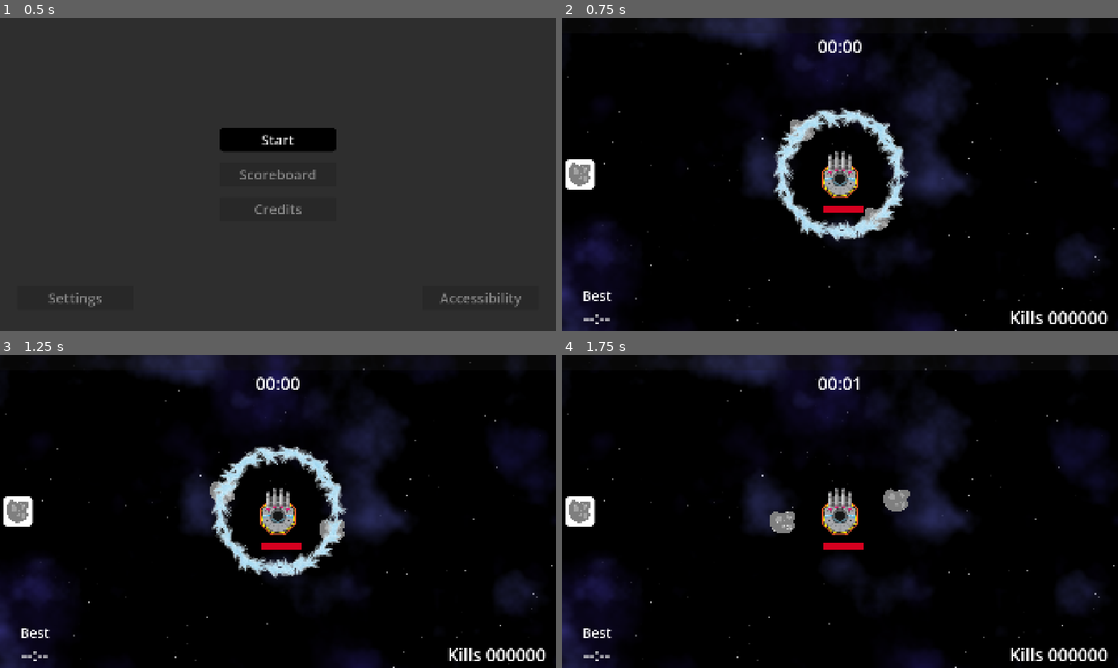
Above: before the commit, frames 1-4 (two rows, left to right).
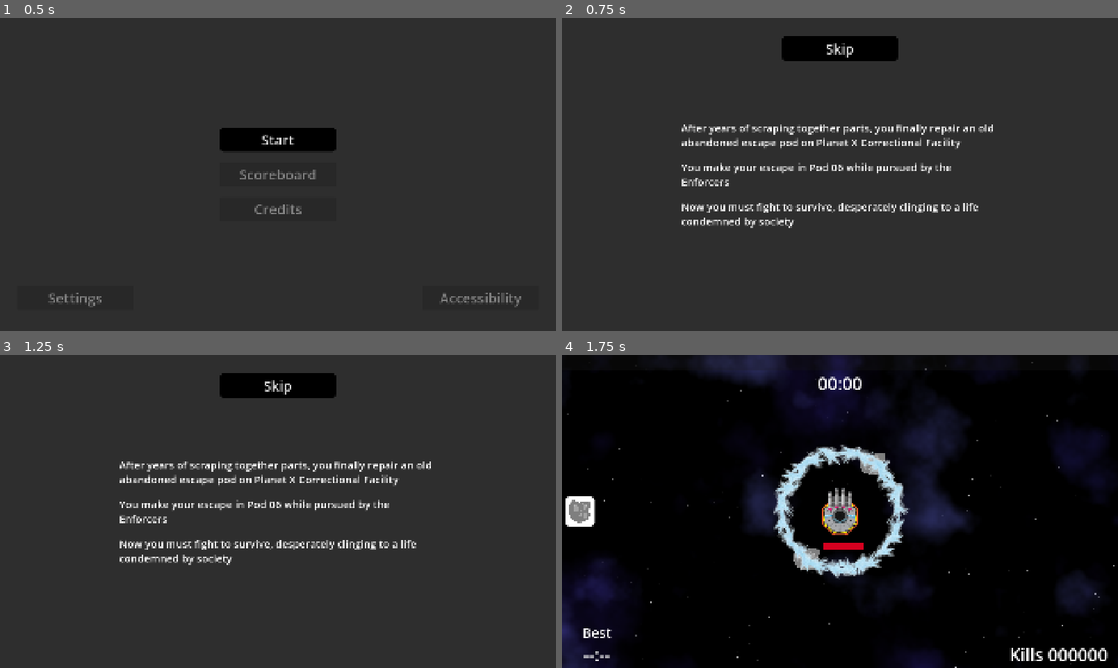
Above: after the commit, the same moments.

Repository: two-sticks-and-a-rock/space-arcade
Game: Godot game, scene res://scenes/main_menu.tscn
The game is run twice, just before and just after one commit, with the same random seed, the same clock (stepped at 60 frames per second) and the same inputs. Before the commit the project starts from res://scenes/ui/main_menu.tscn.
Inputs (mouse positions are in pixels of both pictures, inside the frame that each line leads up to):
- Up to frame 1 (0.5 s): no input
- Up to frame 2 (0.75 s): click "Start" at 0.5 s
- Up to frame 3 (1.25 s): no input
- Up to frame 4 (1.75 s): click (840, 386) at 1.25 s, where only the run after the commit has a clickable "Skip"

Frame 1 is identical in both runs. In frame 2, 97% of the frame differs, in the area x 0-100%, y 0-100%; in frame 3, 97%; in frame 4, 3.5%.

Commit message:
intro with skip buttong

Diff:
--- a/scenes/ui/intro.tscn
+++ b/scenes/intro/intro.tscn
@@ -1,6 +1,7 @@
 [gd_scene format=3 uid="uid://0vbg44nks2ea"]
 
-[ext_resource type="Theme" uid="uid://drsxtvymgay2s" path="res://scenes/ui/themes/default/default.tres" id="1_i8df0"]
+[ext_resource type="Theme" uid="uid://drsxtvymgay2s" path="res://scenes/ui/themes/default/default.tres" id="1_qeukb"]
+[ext_resource type="Script" uid="uid://cgdmeirg5oglk" path="res://scenes/intro/skip_button.gd" id="2_iatiw"]
 
 [node name="Intro" type="CanvasLayer" unique_id=1243987004]
 
@@ -11,27 +12,12 @@
 grow_horizontal = 2
 grow_vertical = 2
 
-[node name="BoxContainer" type="BoxContainer" parent="PanelContainer" unique_id=1267520445]
-layout_mode = 2
-size_flags_horizontal = 4
-size_flags_vertical = 0
-offset_transform_enabled = true
-offset_transform_position = Vector2(0, 128)
-offset_transform_visual_only = false
-
-[node name="Button" type="Button" parent="PanelContainer/BoxContainer" unique_id=752937055]
-custom_minimum_size = Vector2(400, 84)
-layout_mode = 2
-size_flags_horizontal = 4
-theme = ExtResource("1_i8df0")
-text = "Skip"
-
 [node name="VBoxContainer" type="VBoxContainer" parent="PanelContainer" unique_id=1520501199]
 custom_minimum_size = Vector2(960, 960)
 layout_mode = 2
 size_flags_horizontal = 4
 size_flags_vertical = 4
-theme = ExtResource("1_i8df0")
+theme = ExtResource("1_qeukb")
 alignment = 1
 
 [node name="RichTextLabel2" type="RichTextLabel" parent="PanelContainer/VBoxContainer" unique_id=364358952]
@@ -54,3 +40,22 @@
 theme_override_font_sizes/normal_font_size = 36
 text = "Now you must fight to survive, desperately clinging to a life condemned by society"
 fit_content = true
+
+[node name="BoxContainer" type="BoxContainer" parent="PanelContainer" unique_id=1267520445]
+layout_mode = 2
+size_flags_horizontal = 4
+size_flags_vertical = 0
+offset_transform_enabled = true
+offset_transform_position = Vector2(0, 64)
+offset_transform_visual_only = false
+theme_override_constants/separation = 64
+
+[node name="SkipButton" type="Button" parent="PanelContainer/BoxContainer" unique_id=752937055]
+custom_minimum_size = Vector2(400, 84)
+layout_mode = 2
+size_flags_horizontal = 4
+theme = ExtResource("1_qeukb")
+text = "Skip"
+script = ExtResource("2_iatiw")
+
+[connection signal="pressed" from="PanelContainer/BoxContainer/SkipButton" to="PanelContainer/BoxContainer/SkipButton" method="_on_skip_button_pressed"]
--- /dev/null
+++ b/scenes/intro/skip_button.gd
@@ -0,0 +1,7 @@
+extends Button
+
+@onready var level_scene : PackedScene = load("res://scenes/main.tscn")
+
+func _on_skip_button_pressed():
+	print("???")
+	get_tree().change_scene_to_packed(level_scene)
--- a/scenes/ui/main_menu_button.gd
+++ b/scenes/ui/main_menu_button.gd
@@ -1,6 +1,6 @@
 extends Button
 
-@onready var main_menu_scene : PackedScene = load("res://scenes/ui/main_menu.tscn")
+@onready var main_menu_scene : PackedScene = load("res://scenes/main_menu.tscn")
 
 func _on_main_menu_pressed():
     get_tree().change_scene_to_packed(main_menu_scene)
--- a/scenes/ui/start_button.gd
+++ b/scenes/ui/start_button.gd
@@ -1,6 +1,6 @@
 extends Button
 
-@onready var level_scene : PackedScene = load("res://scenes/main.tscn")
+@onready var level_scene : PackedScene = load("res://scenes/intro/intro.tscn")
 
 func _on_start_pressed():
 	get_tree().change_scene_to_packed(level_scene)
Not shown, added: scenes/intro/skip_button.gd.uid
Not shown: 5 places in scenes/main_menu.tscn that only renumber resources
